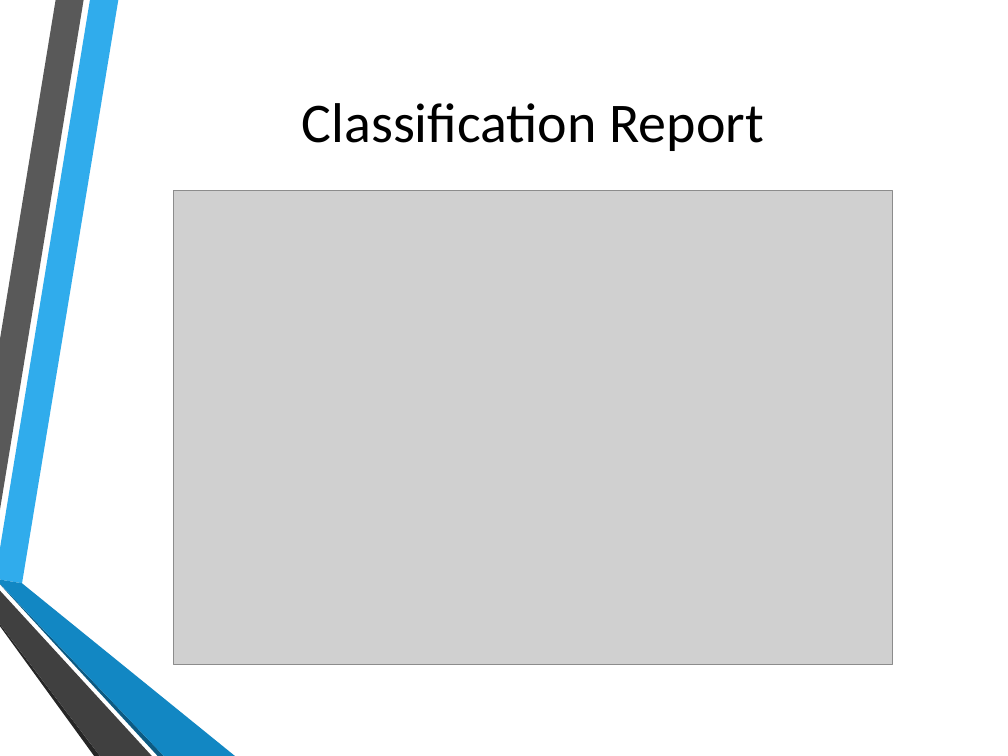
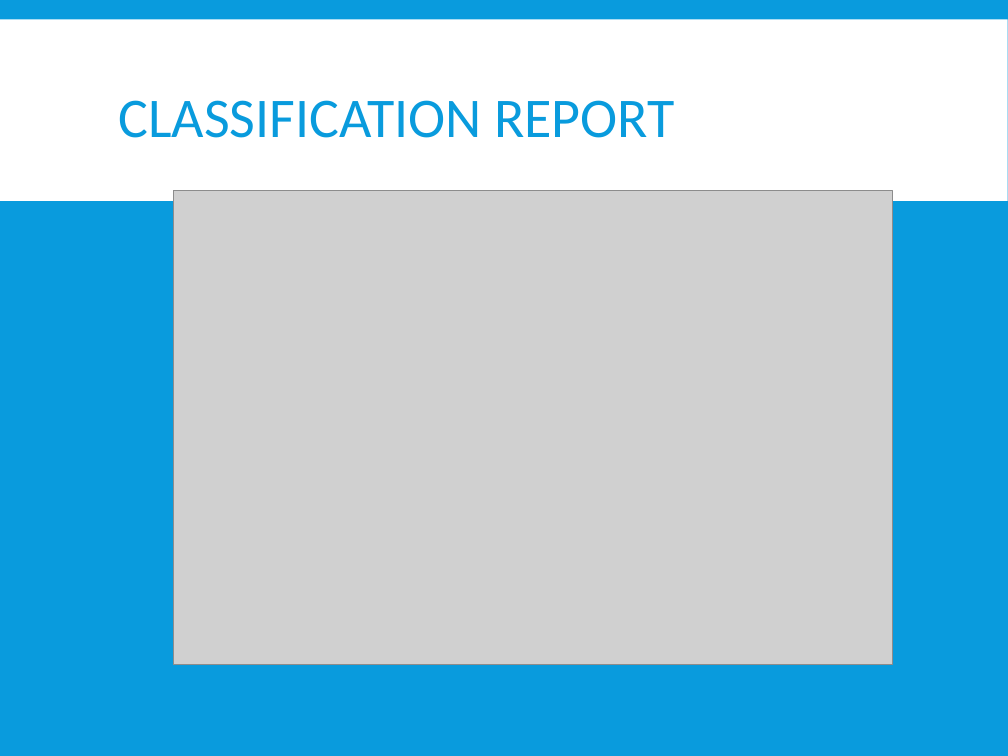
Before and after one commit to Adesartika33/Proyek-Analisis-Data-Dataset-Iris, a slide deck: slide 11 of Proyek_Analisis_Dataset_Iris_Ade Sartika Johanna Lumbantobing.pptx. Drawn at 1008x756 pixels with LibreOffice and Linux fonts; fonts in the diff are those of the drawing; grey boxes stand for pictures; background and template pictures are left out. Boxes give left, top, right and bottom in pixels: in the first picture for what was removed or moved away, otherwise in the second. Text is boxed around its words. In the diff, an @@ line names an element or a change of style, - is before the commit and + after.

```diff
--- a/Proyek_Analisis_Dataset_Iris_Ade Sartika Johanna Lumbantobing.pptx
+++ b/Proyek_Analisis_Dataset_Iris_Ade Sartika Johanna Lumbantobing.pptx
@@ background picture (left out) to #099BDD @@
@@ rectangle added at (0,19,1008,201), fill #FFFFFF @@
@@ title at (118,100,675,138): text changed; text colour #000000 to #099BDD @@
-Classification Report
+CLASSIFICATION REPORT
@@ group removed at (0,0,235,756): 6 freeform shapes @@
```
Also in this commit, not shown: 12 other slides changed, 2 slides added.
